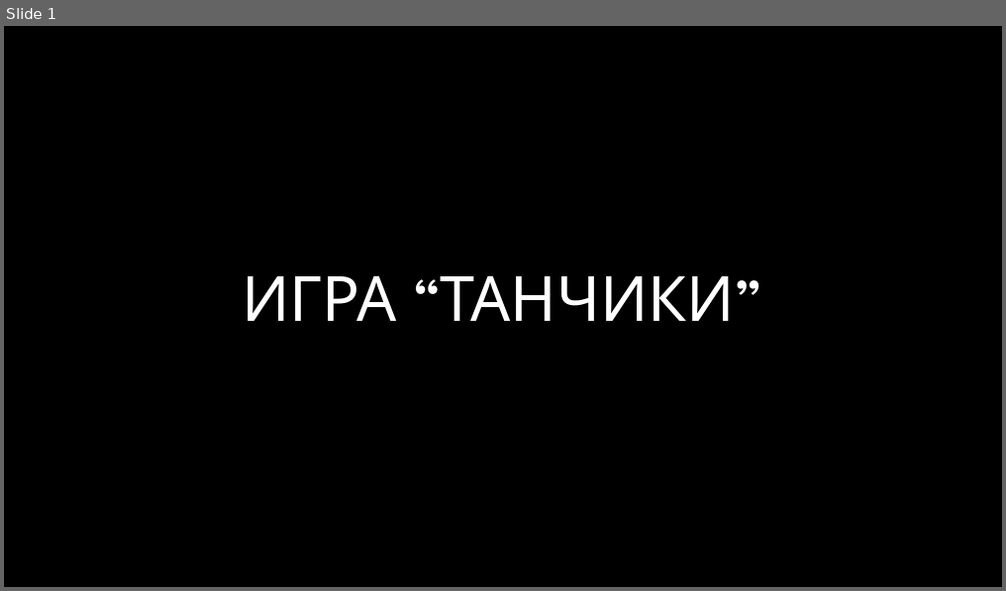
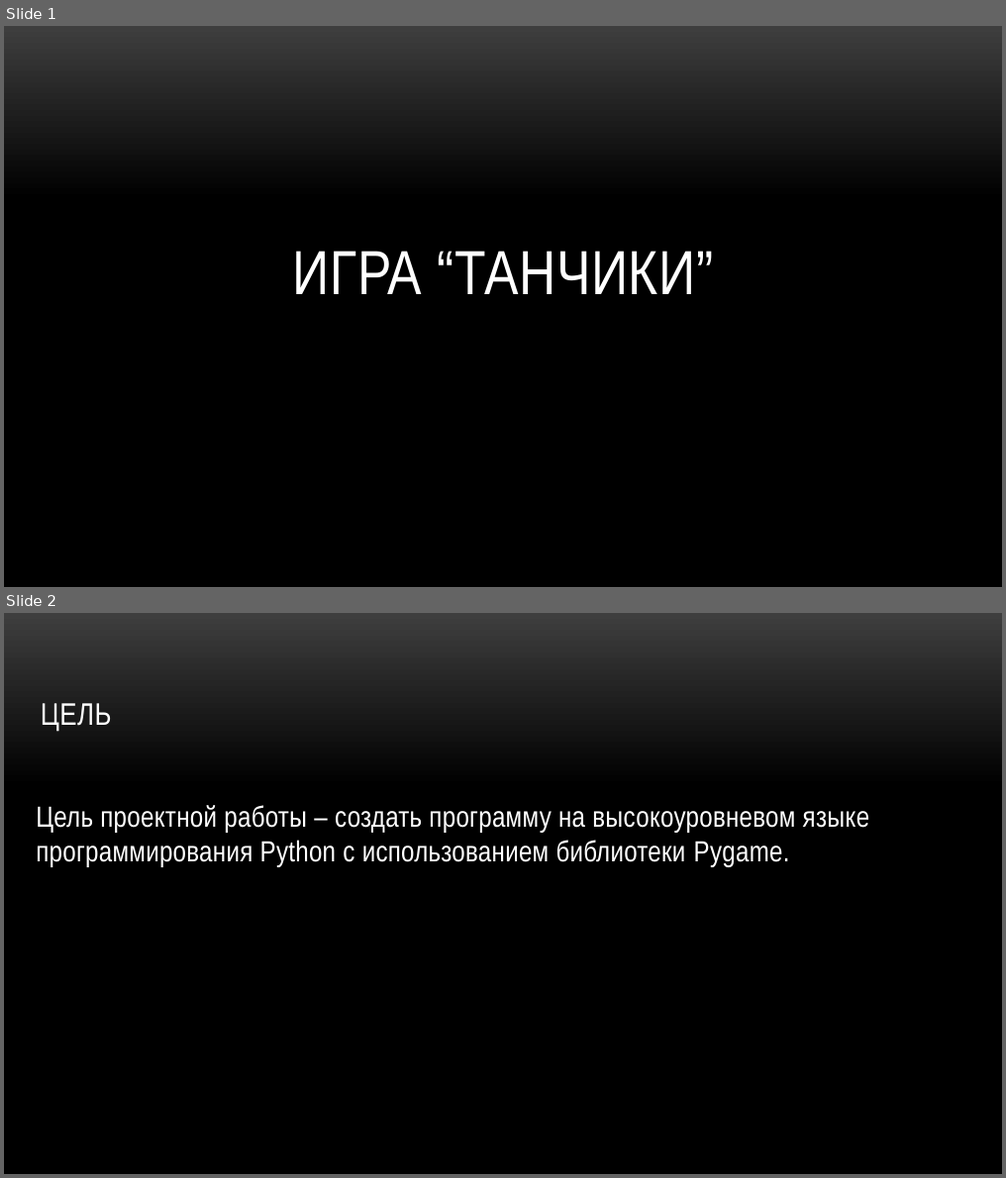
Before and after one commit to Egor-Bessolitsyn/Pygameproject, a slide deck: Игра Танчики.pptx. Shown one above the other, each under a label of ours: slide 1 before the commit, slides 1 and 2 after it. The pictures are 1006x591 and 1006x1178 pixels, drawn with LibreOffice and Linux fonts; fonts in the diff are those of the drawing; background and template pictures are left out. Boxes give left, top, right and bottom in pixels: in the first picture for what was removed or moved away, otherwise in the second. Text is boxed around its words. In the diff, an @@ line names an element or a change of style, - is before the commit and + after.

```diff
--- a/Игра Танчики.pptx
+++ b/Игра Танчики.pptx
@@ slide 2 added at [4,613,1002,1174], background picture (left out) @@
@@ title added at [41,703,112,731], 30 pt, text #FFFFFF @@
+ЦЕЛЬ
@@ text added at [36,805,869,866], 28 pt, text #FFFFFF @@
+Цель проектной работы – создать программу на высокоуровневом языке программирования Python с использованием библиотеки Pygame.
@@ slide 1 changed as well @@
@@ background picture (left out) to gradient #3F3F3F to #000000 @@
@@ title "ИГРА “ТАНЧИКИ”": place and size @@
-title "ИГРА “ТАНЧИКИ”" at [242,275,762,321]
+title "ИГРА “ТАНЧИКИ”" at [292,251,714,294]
@@ title "ИГРА “ТАНЧИКИ”" at [292,251,714,294]: font League Spartan to Arial Narrow, text colour gradient #FFFFFF to #A6A6A6 to #FFFFFF, letter spacing 0 to 0.5 pt @@
```
Also in this commit, not shown: 2 other slides changed, 2 other slides added, 3 slides removed, 1 other file.
